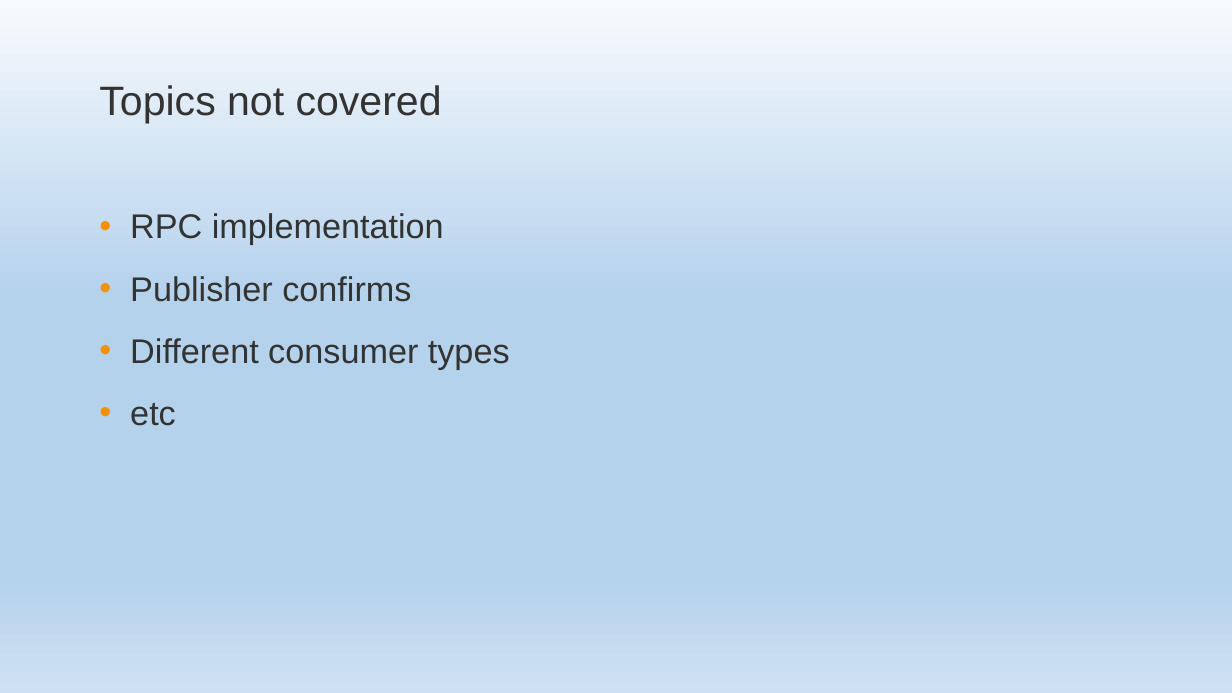
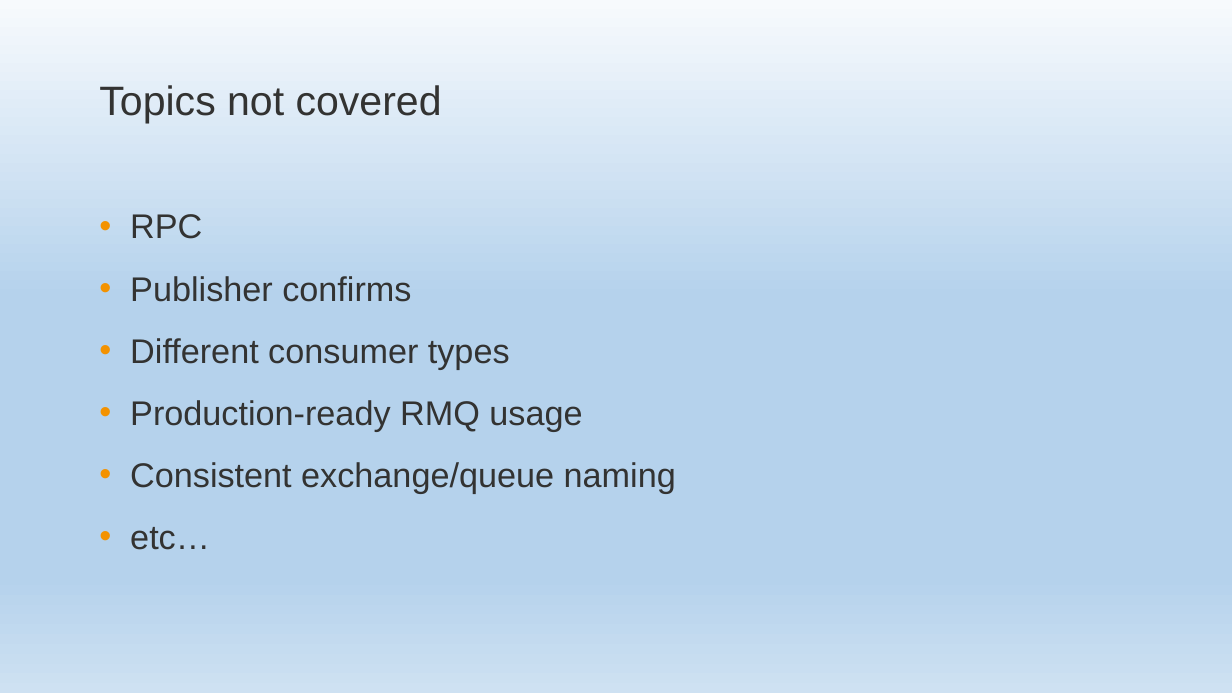
Before and after one commit to EPilyaev/RabbitMQNetCore, a slide deck: slide 59 of RabbitMQNetCore.pptm (slide 61 before the commit). Drawn at 1232x693 pixels with LibreOffice and Linux fonts; fonts in the diff are those of the drawing; background and template pictures are left out. Boxes give left, top, right and bottom in pixels: in the first picture for what was removed or moved away, otherwise in the second. Text is boxed around its words. In the diff, an @@ line names an element or a change of style, - is before the commit and + after.

Commit message:
Remove RPC slide, extend topics not covered slide

```diff
--- a/RabbitMQNetCore.pptm
+++ b/RabbitMQNetCore.pptm
@@ text at box(130, 214, 202, 239): text changed @@
-• RPC implementation
+• RPC
@@ text at box(130, 400, 676, 550): text changed @@
-• etc
+• Production-ready RMQ usage
+• Consistent exchange/queue naming
+• etc…
```
Also in this commit, not shown: 2 slides removed.
